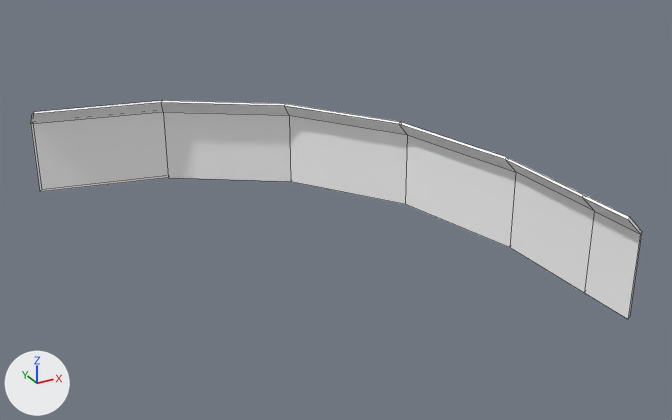
A saved change to the Blender file Assets/Resources/materials/tileModels/fenceturn.blend.
Rendered twice from a camera (50 mm lens) standing at (-129.3, -224.7, 119.0) and looking at (-11.6, -10.6, 12.0). The lights are fixed; the arrows at lower left show +X, +Y and +Z. The picture after the commit comes second. Mesh edges are drawn as thin lines.

In view in the first picture: 'fenceturn'.
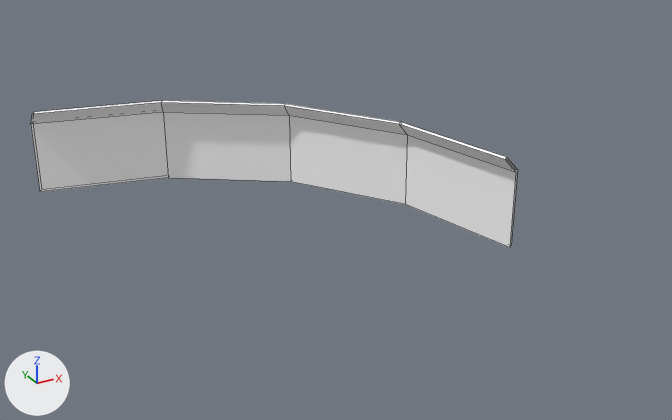
Where the newer file only moved an object's origin or applied its transform, the numbers keep the older frame.

Changed parts and their boxes [x1, y1, x2, y2] in the pictures (672 x 420 px):
```json
{"object": "fenceturn", "change": "reshaped", "before": [31, 101, 642, 319], "after": [31, 101, 518, 248], "on screen": "20% narrower, 32% shorter"}
{"part": 1, "of": "me_meshdata_0_0_003", "change": "deleted", "before": [505, 157, 642, 319]}
```

Edits to the scene script, one JSON object a line:
```json
{"block": "me_meshdata_0_0_003", "where": "# used by ob_fenceturn; location = (0.0, 0.0, 0.0)"}
{"block": "me_meshdata_0_0_003", "where": "# verts and faces of me_meshdata_0_0_003; kept vertices keep their numbers, new ones are numbered from 42"}
{"block": "me_meshdata_0_0_003", "where": "# before: 10 (33.0, -82.0, 0.0) at pixel (628, 319), 11 (33.0, -66.0, 0.0) at pixel (584, 293), 12 (33.0, -66.0, 24.0) at pixel (594, 211), 13 (33.0, -82.0, 24.0) at pixel (640, 234), 14 (33.0, -35.0, 0.0) at pixel (510, 247)"}
{"block": "me_meshdata_0_0_003", "where": "# before: 15 (33.0, -35.0, 24.0) at pixel (516, 172), 18 (28.0, -36.0, 28.0) at pixel (505, 159), 19 (28.0, -66.0, 28.0) at pixel (582, 197), 20 (28.0, -82.0, 28.0) at pixel (628, 219), 29 (34.0, -35.0, 24.0)"}
{"block": "me_meshdata_0_0_003", "where": "# before: 30 (29.0, -35.0, 29.0) at pixel (506, 157), 31 (29.0, -66.0, 29.0) at pixel (583, 194), 32 (34.0, -81.0, 24.0) at pixel (641, 231), 33 (29.0, -81.0, 29.0) at pixel (629, 216), 38 (34.0, -81.0, 0.0) at pixel (629, 316)"}
{"block": "me_meshdata_0_0_003", "where": "# before: 39 (34.0, -66.0, 0.0), 40 (34.0, -66.0, 24.0), 41 (34.0, -35.0, 0.0)"}
{"op": "remove", "block": "me_meshdata_0_0_003", "code": "me_meshdata_0_0_003.from_pydata(...)  # 42 vertices, 40 faces; spans x -77.0..34.0, y -82.0..74.0, z 0.0..29.0"}
{"op": "add", "block": "me_meshdata_0_0_003", "code": "me_meshdata_0_0_003.from_pydata(...)  # 30 vertices, 26 faces; spans x -77.0..34.0, y -36.0..74.0, z 0.0..29.0"}
{"block": "me_meshdata_0_0_003", "change": "me_meshdata_0_0_003 part 1"}
{"op": "add", "block": "me_meshdata_0_0_003", "code": "delete_vertices([*range(10, 14), 19, 20, 31, 32, 33, 38, 39, 40])  # with the faces that use them"}
```
